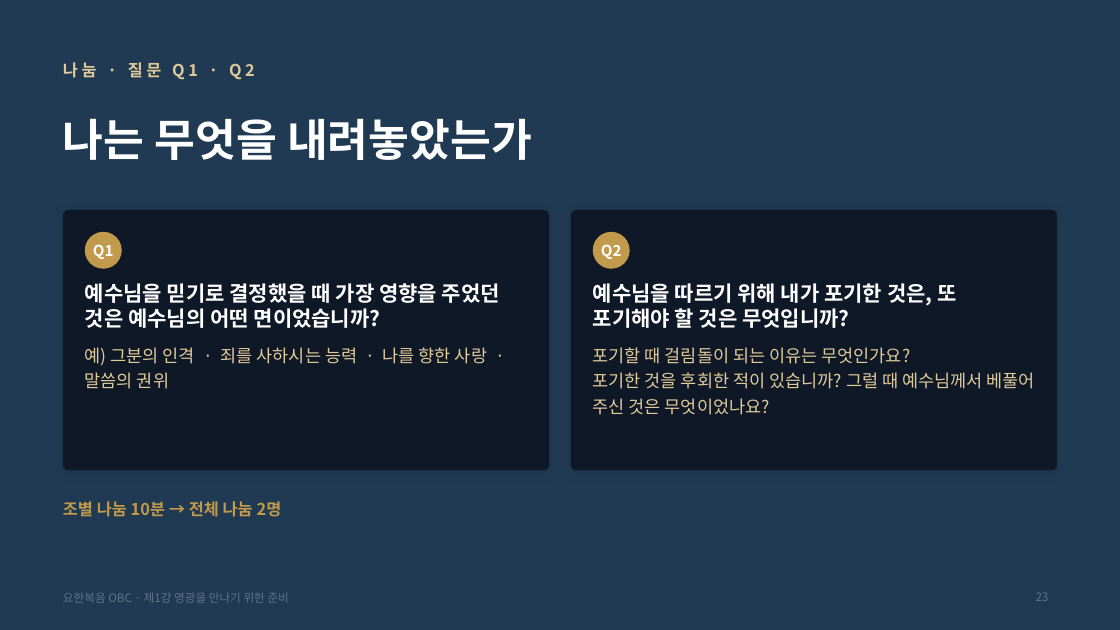
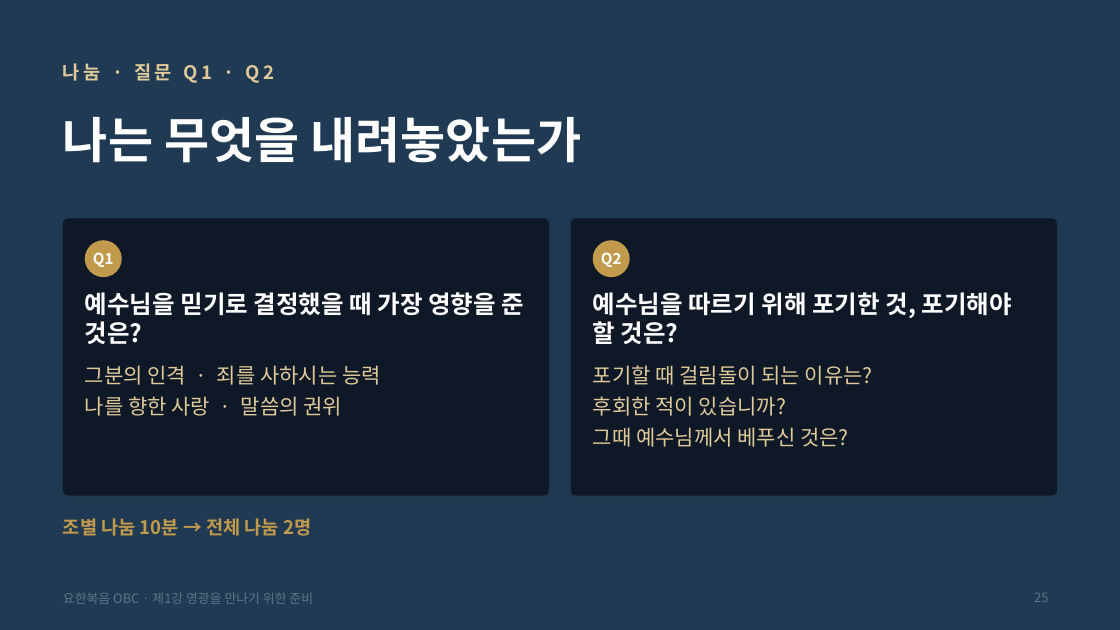
Before and after one commit to mio-modu/bible_GospelofJohn, a slide deck: slide 25 of dist/요한복음_1강_영광을_만나기_위한_준비.pptx (slide 23 before the commit). Drawn at 1120x630 pixels with LibreOffice and Linux fonts; fonts in the diff are those of the drawing. Boxes give left, top, right and bottom in pixels: in the first picture for what was removed or moved away, otherwise in the second. Text is boxed around its words. In the diff, an @@ line names an element or a change of style, - is before the commit and + after.

```diff
--- a/dist/요한복음_1강_영광을_만나기_위한_준비.pptx
+++ b/dist/요한복음_1강_영광을_만나기_위한_준비.pptx
@@ text "나눔 · 질문 Q1 · ..." at [63,63,274,83]: size 14 to 16 pt @@
@@ title "나는 무엇을 내려놓았는가" at [63,117,582,163]: size 38 to 42 pt @@
@@ rounded rectangle: place and size @@
-rounded rectangle at [63,210,549,471]
+rounded rectangle at [63,218,549,496]
@@ rounded rectangle at [63,218,549,496]: proportions changed @@
@@ rounded rectangle at [571,218,1058,496]: proportions changed @@
@@ rounded rectangle: place and size @@
-rounded rectangle at [571,210,1058,471]
+rounded rectangle at [571,218,1058,496]
@@ 2 texts, 2 ellipses: place and size @@
-2 texts, 2 ellipses at [85,232,630,269]
+2 texts, 2 ellipses at [85,240,630,277]
@@ text at [85,292,524,344]: text changed; size 18 to 21 pt @@
-예수님을 믿기로 결정했을 때 가장 영향을 주었던 것은 예수님의 어떤 면이었습니까?
+예수님을 믿기로 결정했을 때 가장 영향을 준 것은?
@@ text at [593,292,1012,344]: text changed; size 18 to 21 pt @@
-예수님을 따르기 위해 내가 포기한 것은, 또 포기해야 할 것은 무엇입니까?
+예수님을 따르기 위해 포기한 것, 포기해야 할 것은?
@@ text at [85,365,381,416]: text changed; size 15 to 18 pt @@
-예) 그분의 인격 · 죄를 사하시는 능력 · 나를 향한 사랑 · 말씀의 권위
+그분의 인격 · 죄를 사하시는 능력
+나를 향한 사랑 · 말씀의 권위
@@ text at [593,365,873,447]: text changed; size 15 to 18 pt @@
-포기할 때 걸림돌이 되는 이유는 무엇인가요?
-포기한 것을 후회한 적이 있습니까? 그럴 때 예수님께서 베풀어 주신 것은 무엇이었나요?
+포기할 때 걸림돌이 되는 이유는?
+후회한 적이 있습니까?
+그때 예수님께서 베푸신 것은?
@@ text "조별 나눔 10분 → 전체 ..." at [63,518,311,536]: size 14 to 16 pt @@
@@ text "조별 나눔 10분 → 전체 ...": place and size @@
-text "조별 나눔 10분 → 전체 ..." at [63,501,282,517]
+text "조별 나눔 10분 → 전체 ..." at [63,518,311,536]
@@ text "요한복음 OBC · 제1강 영광을 ..." at [63,593,313,604]: size 10 to 11 pt @@
@@ page number at [1034,593,1048,602]: text changed; size 10 to 11 pt @@
-23
+25
```
Also in this commit, not shown: 43 other slides changed, 4 slides added, 8 other files.
